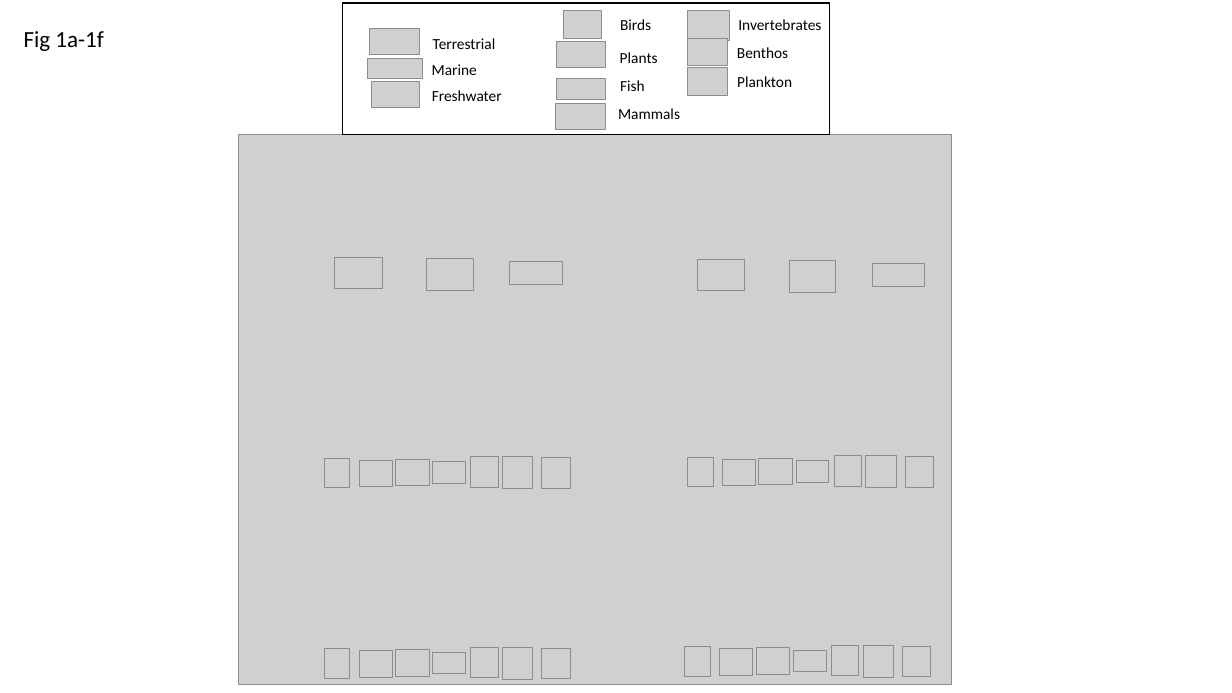
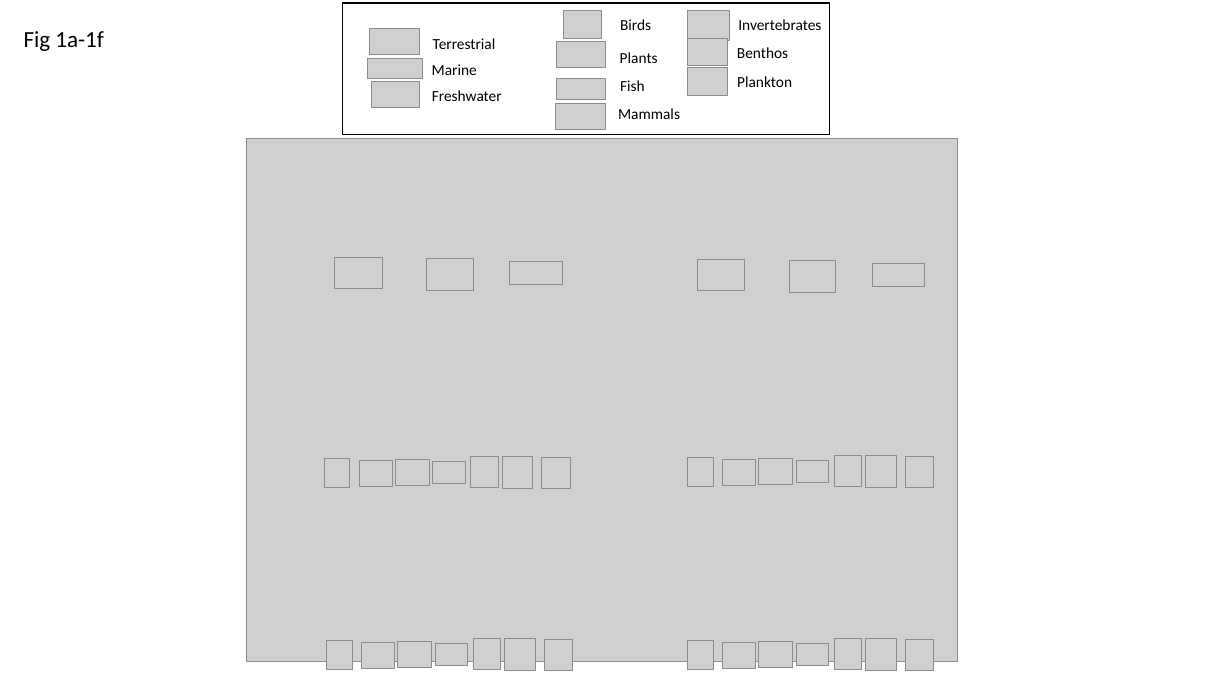
Before and after one commit to hurlbertlab/core-transient, a slide deck: slide 3 of output/plots/all_figs_with_legends.pptx. Drawn at 1232x693 pixels with LibreOffice and Linux fonts; fonts in the diff are those of the drawing; grey boxes stand for pictures. Boxes give left, top, right and bottom in pixels: in the first picture for what was removed or moved away, otherwise in the second. Text is boxed around its words. In the diff, an @@ line names an element or a change of style, - is before the commit and + after.

```diff
--- a/output/plots/all_figs_with_legends.pptx
+++ b/output/plots/all_figs_with_legends.pptx
@@ picture: place and size @@
-picture at (239, 134, 953, 684)
+picture at (247, 139, 958, 661)
@@ picture: place and size @@
-picture at (470, 648, 498, 678)
+picture at (473, 639, 501, 669)
@@ 6 pictures: place and size @@
-6 pictures at (324, 648, 570, 679)
+6 pictures at (326, 639, 573, 670)
@@ picture: place and size @@
-picture at (794, 651, 826, 673)
+picture at (797, 643, 829, 665)
@@ 6 pictures: place and size @@
-6 pictures at (685, 645, 932, 677)
+6 pictures at (688, 639, 934, 670)
```
Also in this commit, not shown: 3 other files.
